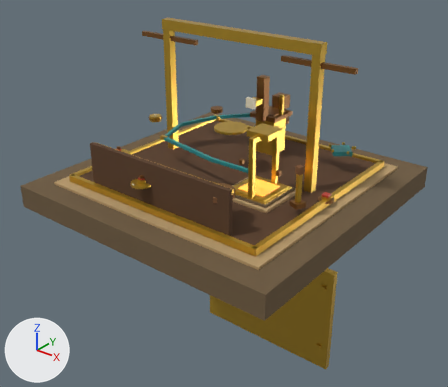
One commit to the glTF model godot/assets/props/observatory_platform.glb: the scene before it, then after it.
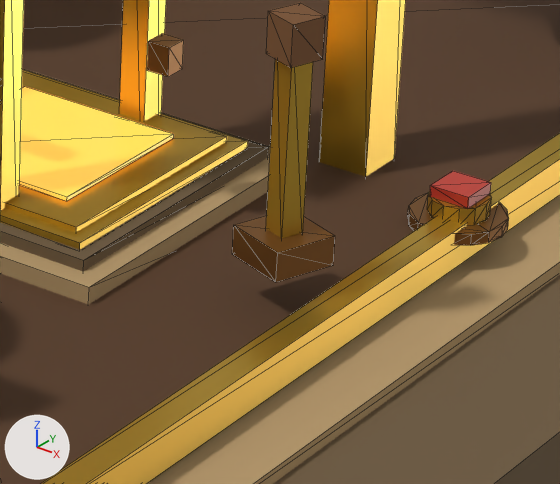
The first picture shows the older version from a 50 mm lens placed at (7.72, -9.88, 5.59), pointed at (-0.3, 0.13, -0.61). The close-ups show the older and then the newer version on the part from 56% to 76% of the width and 42% to 63% of the height of that picture. Only the edits that show in the close-ups are written down. Lighting does not change. The marker at lower left points along +X, +Y and +Z. The close-ups show mesh edges as thin lines. Where no turn or scale is listed for an object, it has been applied to the vertices.

Names of what the first close-up shows: 'InscribeLever', 'InscriptionPlate', 'Mold', 'Platform', 'ResetButton'.
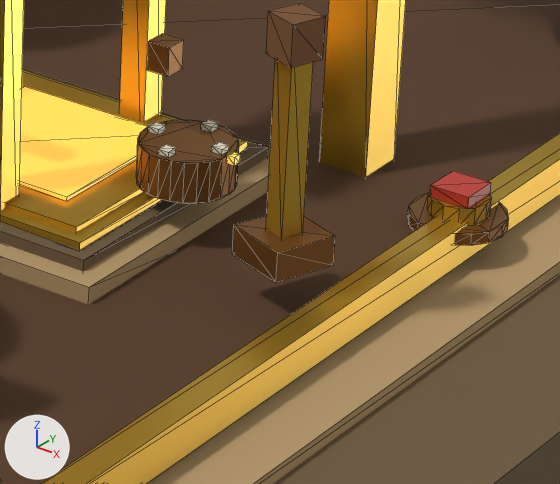
Boxes (x1, y1, x2, y2) around the edits, measured in the close-ups (560 x 484 px):
'LayerDrum', added (brown): after (136, 119, 240, 203)

What the commit changed:
Material 'palette.016' (mat_palette_016) is new.
Uses the picture img_palette_albedo.
Uses the picture img_palette_emit.
Uses the picture img_palette_mr.
Mesh me_layerdrum is new.
It consists of a 24-sided cylinder along z spanning x -0.14..0.14, y -0.14..0.14, z -0.06..0.06; a 24-sided cylinder along z spanning x -0.16..0.16, y -0.16..0.16, z -0.07..0.07; a box spanning x 0.1..0.14, y -0.02..0.02, z 0.07..0.09; a box spanning x -0.02..0.02, y 0.1..0.14, z 0.07..0.09; a box spanning x -0.14..-0.1, y -0.02..0.02, z 0.07..0.09; a box spanning x -0.02..0.02, y -0.14..-0.1, z 0.07..0.09; a box spanning x 0.155..0.185, y -0.015..0.015, z 0.045..0.075.
It uses material mat_palette_016.
Object 'LayerDrum' (ob_layerdrum) is new; it shows me_layerdrum.
Its location is (1.75, -0.6, 0.35).
